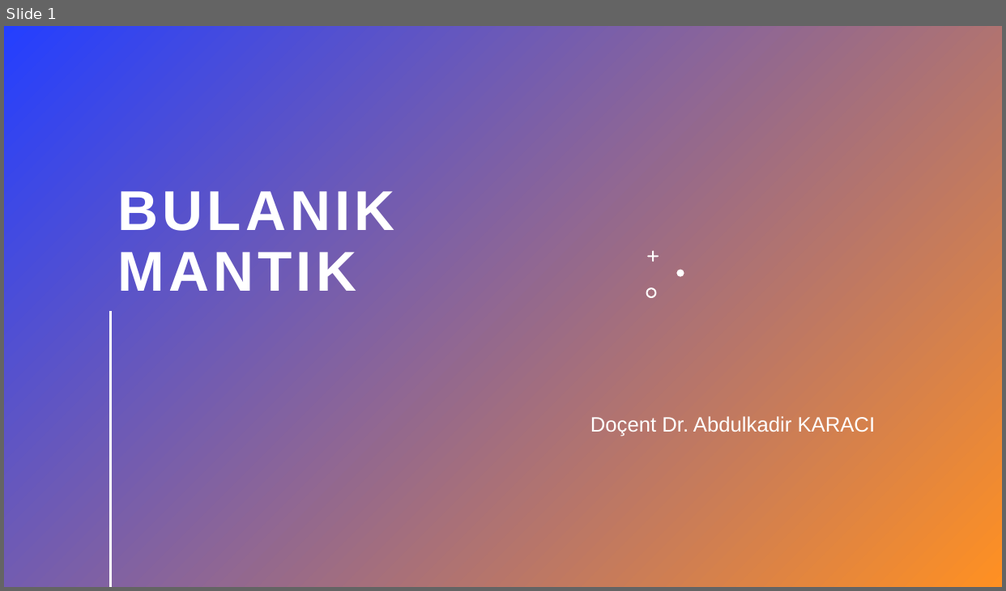
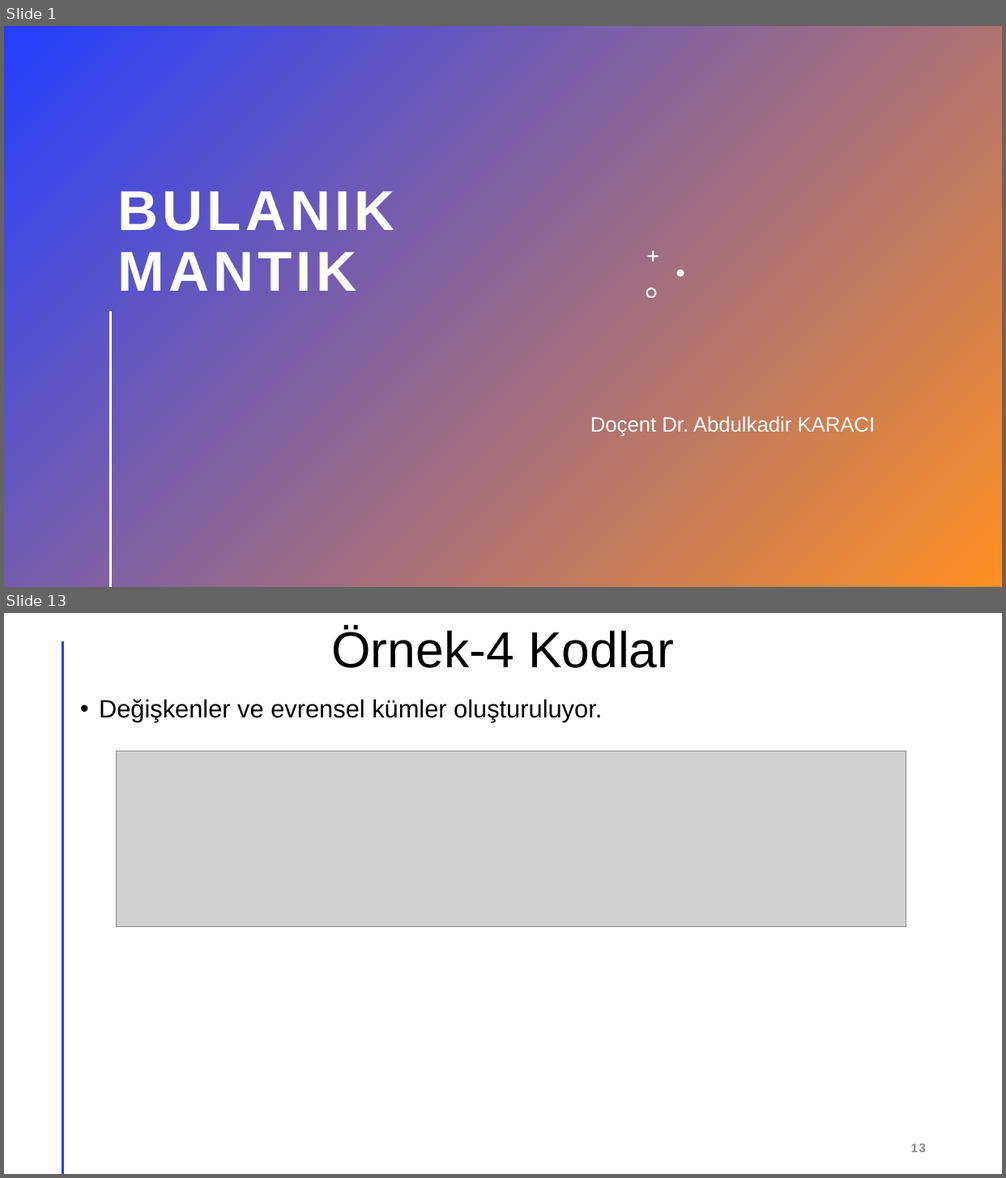
Before and after one commit to akaraci/Bulanik_Mantik, a slide deck: Örnekler.pptx. Shown one above the other, each under a label of ours: slide 1 before the commit, slides 1 and 13 after it; the slides between them are not shown. The pictures are 1006x591 and 1006x1178 pixels, drawn with LibreOffice and Linux fonts; fonts in the diff are those of the drawing; grey boxes stand for pictures. Boxes give left, top, right and bottom in pixels: in the first picture for what was removed or moved away, otherwise in the second. Text is boxed around its words. In the diff, an @@ line names an element or a change of style, - is before the commit and + after.

```diff
--- a/Örnekler.pptx
+++ b/Örnekler.pptx
@@ slide 13 added at [4, 613, 1002, 1174], background #FFFFFF @@
@@ title added at [332, 628, 674, 668], 48.6 pt, text #000000 @@
+Örnek-4 Kodlar
@@ line added from (62, 642) to (62, 1174), #FF9022 2 pt @@
@@ text added at [99, 699, 602, 722], 24 pt, text #000000 @@
+• Değişkenler ve evrensel kümler oluşturuluyor.
@@ picture added at [117, 752, 907, 927] @@
@@ page number added at [911, 1144, 926, 1152], 12 pt, text #8C8C8C, bold @@
+13
```
Also in this commit, not shown: 2 slides changed, 22 other slides added.
